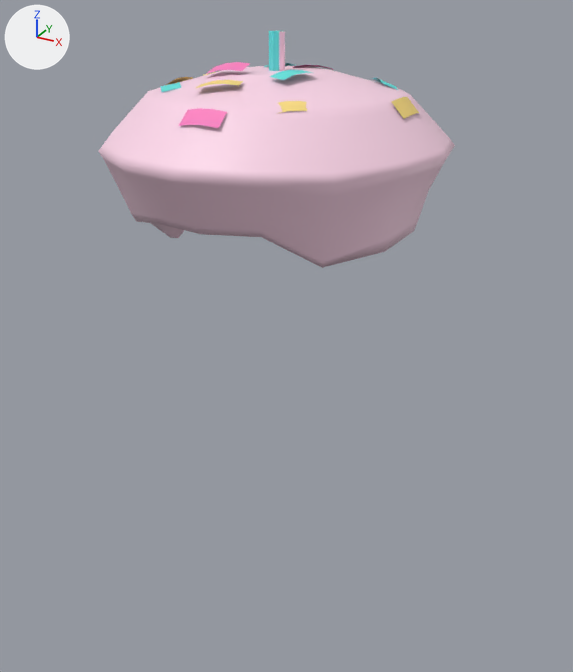
The FBX model Users/Ian/Assets/CupcakeDrone_Asset_v01.fbx: old version first, new version second.
One viewpoint serves both versions: a 50 mm lens placed at (1.13, -2.01, 1.39), pointed at (0.05, -0.04, 0.4). Arrows for +X, +Y and +Z are at upper left; the lights stay in place. Where no turn or scale is listed for an object, it has been applied to the vertices.

Names of what the first picture shows: 'Topping'.
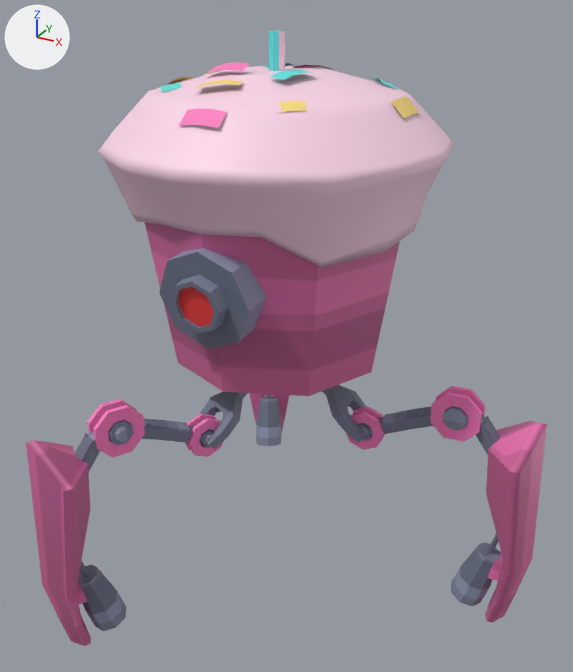
Boxes (x1, y1, x2, y2) around the edits, measured in the pictures (573 x 672 px):
'Legs4', added (pink): after (26, 385, 547, 646)
'Base', added (brown): after (145, 222, 400, 396)

Diff of the bpy script that builds the scene:
```diff
--- a/Users/Ian/Assets/CupcakeDrone_Asset_v01.fbx.py
+++ b/Users/Ian/Assets/CupcakeDrone_Asset_v01.fbx.py
@@ me_mesh_001 @@
+me_mesh_001.from_pydata(...)  # 82 vertices, 76 faces; spans x -0.4..0.4, y -0.421..0.428, z -0.274..0.274
+me_mesh_001.materials.append(mat_cupcakedrone1)  # picture img_cupcakedrone_palette_jpg
@@ me_mesh_1 @@
+me_mesh_1.from_pydata(...)  # 1321 vertices, 1324 faces; spans x -0.69..0.71, y -0.76..0.77, z -0.41..0.41
+me_mesh_1.materials.append(mat_cupcakedrone1)  # picture img_cupcakedrone_palette_jpg
@@ ob_base @@
+ob_base = bpy.data.objects.new('Base', me_mesh_001)
+ob_base.location = (0.0, -0.027, 0.554)
@@ ob_legs4 @@
+ob_legs4 = bpy.data.objects.new('Legs4', me_mesh_1)
+ob_legs4.location = (0.134, 0.01, -0.055)
```
